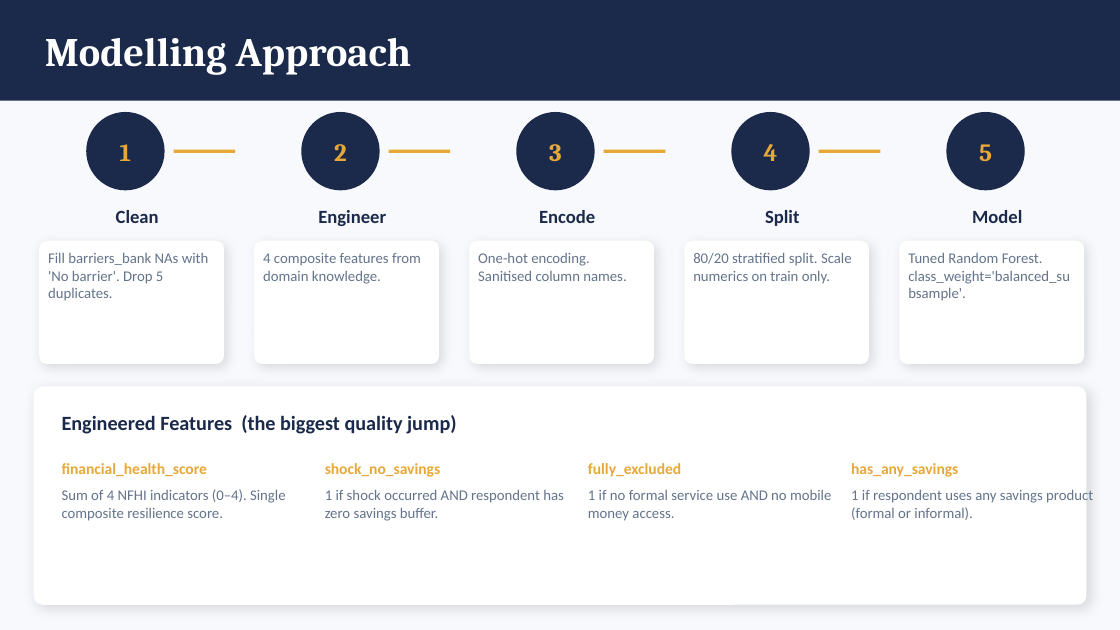
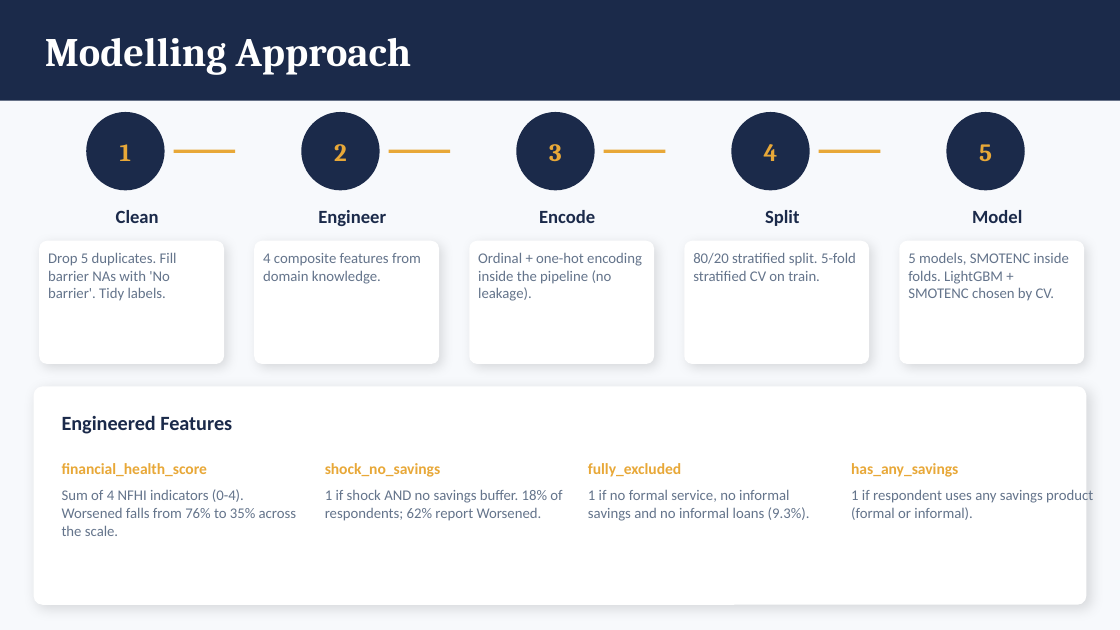
Before and after one commit to Fadhili-22/iLab-Datasprint-Hackathon, a slide deck: slide 4 of DataSprint2026_Presentation.pptx. Drawn at 1120x630 pixels with LibreOffice and Linux fonts; fonts in the diff are those of the drawing. Boxes give left, top, right and bottom in pixels: in the first picture for what was removed or moved away, otherwise in the second. Text is boxed around its words. In the diff, an @@ line names an element or a change of style, - is before the commit and + after.

```diff
--- a/DataSprint2026_Presentation.pptx
+++ b/DataSprint2026_Presentation.pptx
@@ text at (x1=48, y1=252, x2=177, y2=301): text changed @@
-Fill barriers_bank NAs with 'No barrier'. Drop 5 duplicates.
+Drop 5 duplicates. Fill barrier NAs with 'No barrier'. Tidy labels.
@@ text at (x1=478, y1=252, x2=642, y2=301): text changed @@
-One-hot encoding. Sanitised column names.
+Ordinal + one-hot encoding inside the pipeline (no leakage).
@@ text at (x1=693, y1=252, x2=856, y2=281): text changed @@
-80/20 stratified split. Scale numerics on train only.
+80/20 stratified split. 5-fold stratified CV on train.
@@ text at (x1=908, y1=252, x2=1069, y2=301): text changed @@
-Tuned Random Forest. class_weight='balanced_subsample'.
+5 models, SMOTENC inside folds. LightGBM + SMOTENC chosen by CV.
@@ text at (x1=62, y1=415, x2=232, y2=434): text changed @@
-Engineered Features (the biggest quality jump)
+Engineered Features
@@ text at (x1=62, y1=489, x2=296, y2=536): text changed @@
-Sum of 4 NFHI indicators (0–4). Single composite resilience score.
+Sum of 4 NFHI indicators (0-4). Worsened falls from 76% to 35% across the scale.
@@ text at (x1=325, y1=489, x2=562, y2=521): text changed @@
-1 if shock occurred AND respondent has zero savings buffer.
+1 if shock AND no savings buffer. 18% of respondents; 62% report Worsened.
@@ text at (x1=588, y1=490, x2=810, y2=521): text changed @@
-1 if no formal service use AND no mobile money access.
+1 if no formal service, no informal savings and no informal loans (9.3%).
```
Also in this commit, not shown: 5 other slides changed, 1 slide added, 5 other files.
